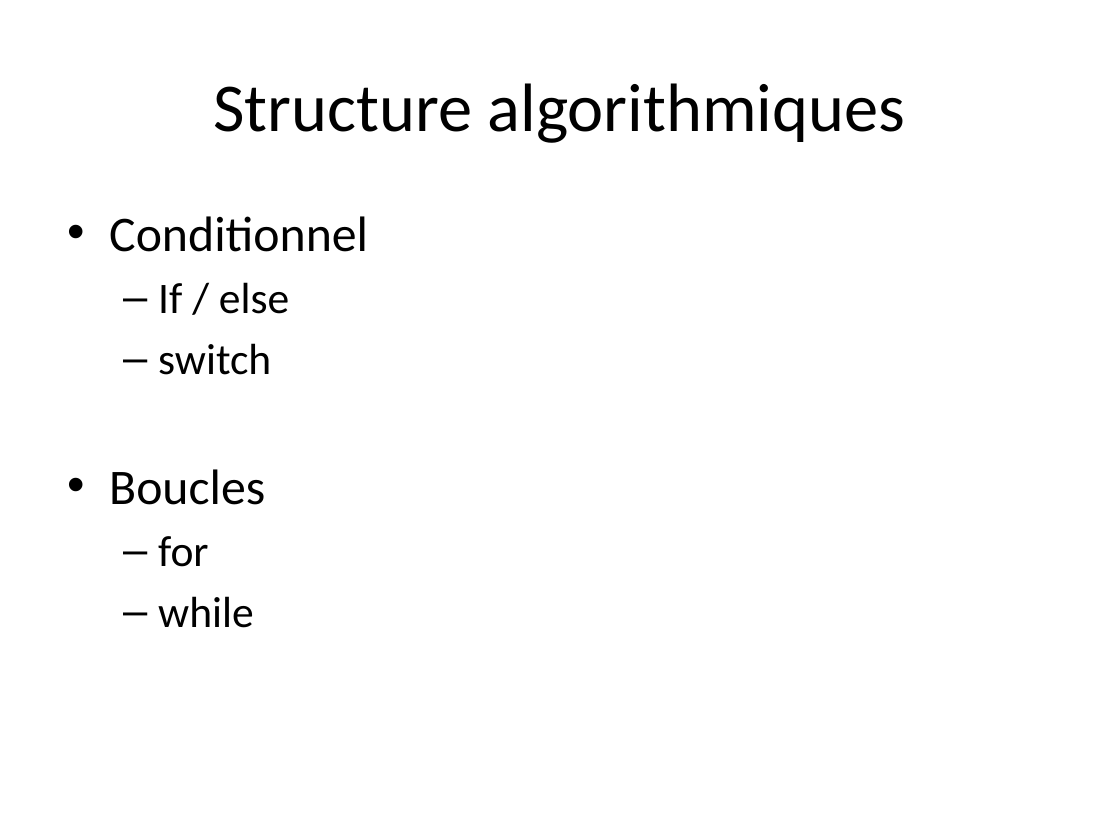
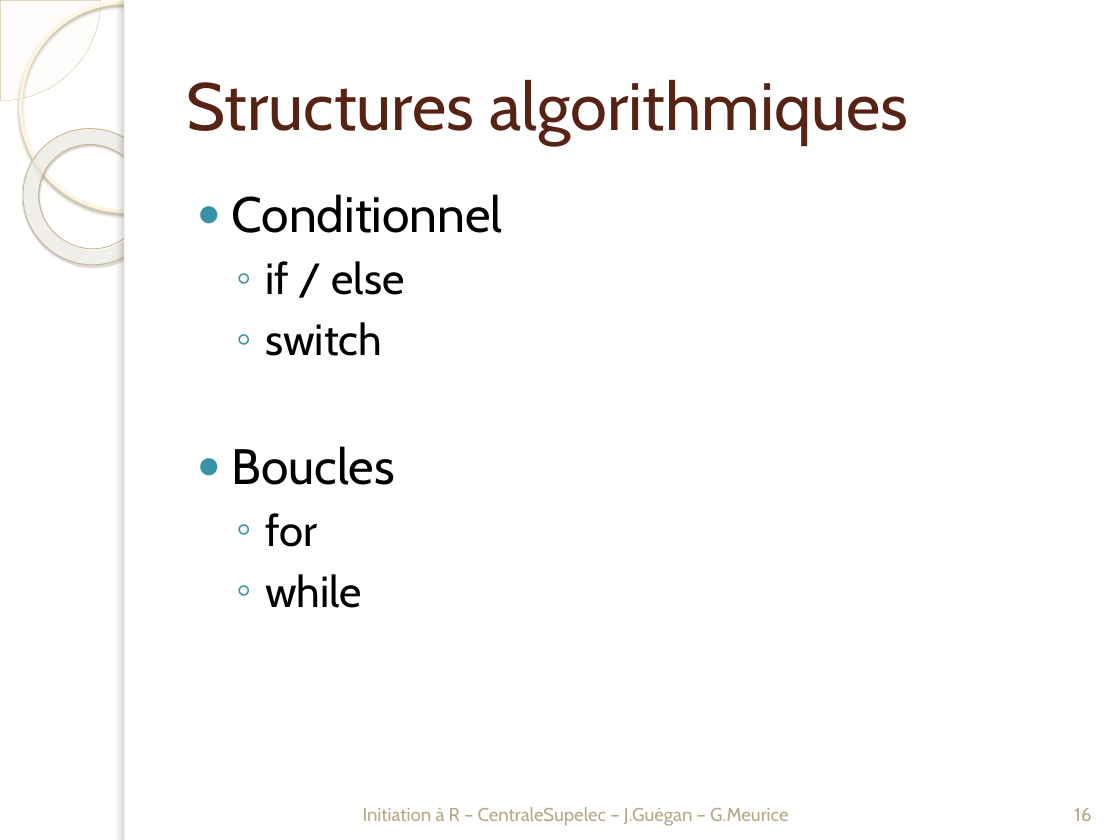
Before and after one commit to PF-BB/CentraleSupelec-R-genomics, a slide deck: slide 16 of docs/source/TP1/TP1_20161027_introR.pptx. Drawn at 1120x840 pixels with LibreOffice and Linux fonts; fonts in the diff are those of the drawing; background and template pictures are left out. Boxes give left, top, right and bottom in pixels: in the first picture for what was removed or moved away, otherwise in the second. Text is boxed around its words. In the diff, an @@ line names an element or a change of style, - is before the commit and + after.

```diff
--- a/docs/source/TP1/TP1_20161027_introR.pptx
+++ b/docs/source/TP1/TP1_20161027_introR.pptx
@@ pie slice (boxed as its full ellipse) added at box(0, 0, 101, 101), fill #FEFAF4 at 33% opacity, outline #D3C39F 0.25 pt @@
@@ ellipse added at box(20, 2, 228, 211), outline #FFF5DE 2.15 pt @@
@@ rectangle added at box(124, 0, 1120, 840), fill #FFFFFF @@
@@ rectangle added at box(124, 0, 133, 840), fill #FFFFFF @@
@@ title at box(187, 80, 908, 145): text changed; size 44 to 43 pt; font Calibri to Cabin; text colour #000000 to #572314 @@
-Structure algorithmiques
+Structures algorithmiques
@@ donut added at box(0, 101, 187, 292), fill gradient #FFFCF6 to #FFFEFB to #F0D28E, outline #C7B893 0.58 pt @@
@@ text "Conditionnel": place and size @@
-text "Conditionnel" at box(109, 216, 368, 628)
+text "Conditionnel" at box(232, 194, 503, 608)
@@ text at box(232, 194, 503, 608): font Calibri to Cabin in "Conditionnel", "switch", "Boucles", "for" and 1 more places; bullet • to ●; bullet – to ◦ @@
@@ text at box(265, 261, 405, 295): text changed; font Calibri to Cabin @@
-  – If / else
+  ◦ if / else
@@ text added at box(363, 807, 788, 826), 12 pt, text #B6A98A @@
+Initiation à R – CentraleSupelec – J.Guégan – G.Meurice
@@ page number added at box(1074, 808, 1091, 821), 12 pt, text #B6A98A @@
+16
```
Also in this commit, not shown: 17 other slides changed, 1 slide added, 1 slide removed.
